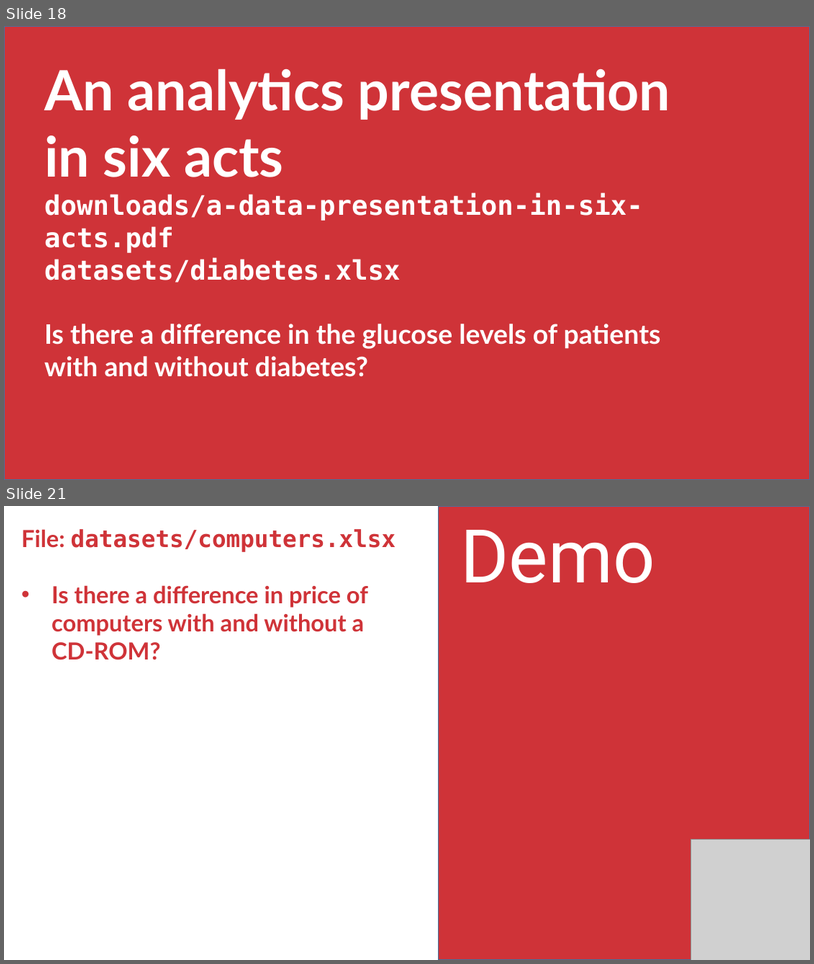
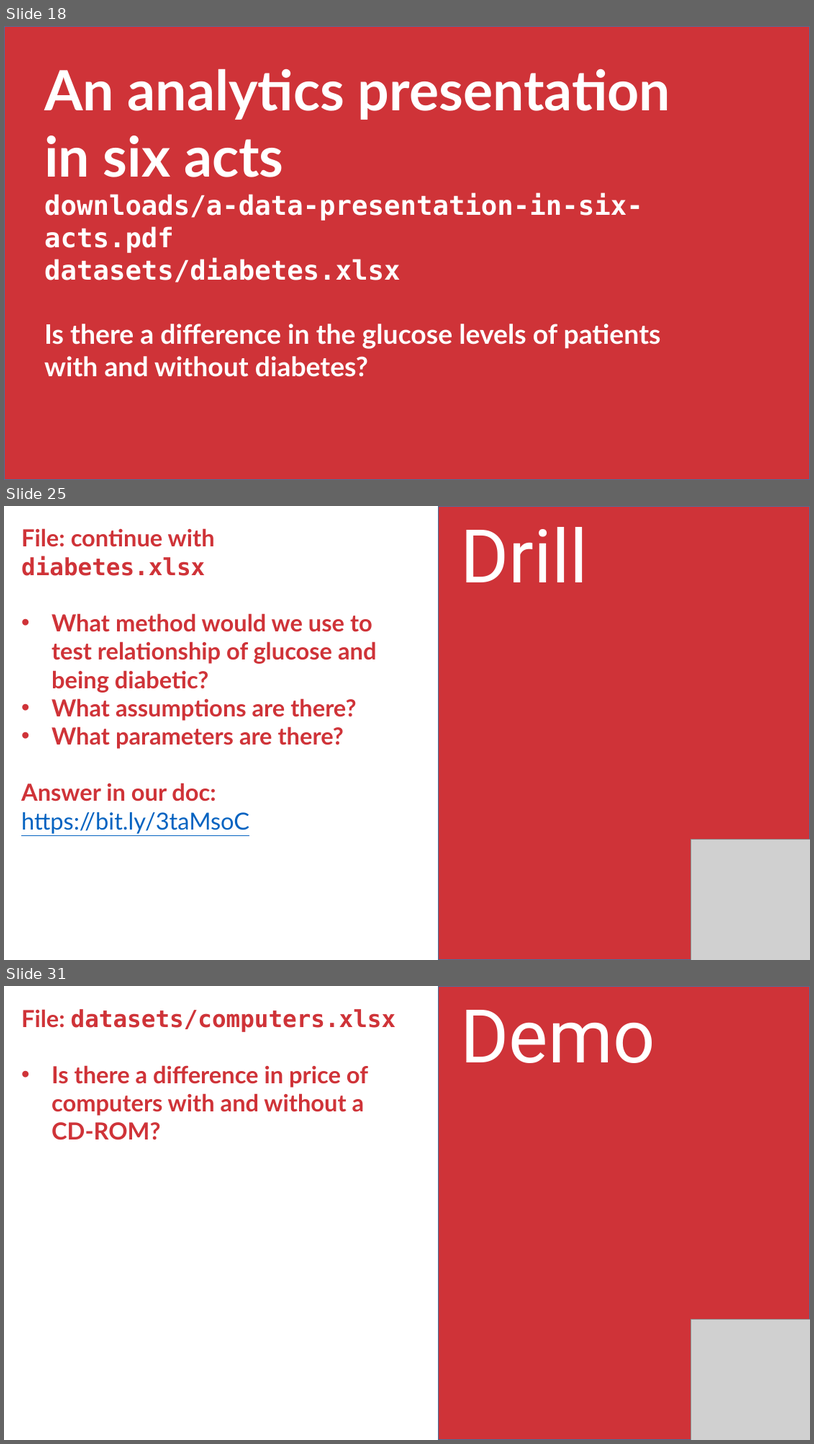
Before and after one commit to stringfestdata/aina-foundations-of-analytics, a slide deck: aina-foundations-of-analytics.pptx. Shown one above the other, each under a label of ours: slides 18 and 21 before the commit, slides 18, 25 and 31 after it; the slides between them are not shown. The pictures are 814x964 and 814x1444 pixels, drawn with LibreOffice and Linux fonts; fonts in the diff are those of the drawing; grey boxes stand for pictures. Boxes give left, top, right and bottom in pixels: in the first picture for what was removed or moved away, otherwise in the second. Text is boxed around its words. In the diff, an @@ line names an element or a change of style, - is before the commit and + after.

```diff
--- a/aina-foundations-of-analytics.pptx
+++ b/aina-foundations-of-analytics.pptx
@@ slide 25 added at (4,506,810,960), background #FFFFFF @@
@@ rectangle added at (439,506,810,960), fill #CF3338, outline #43739E 1 pt @@
@@ text added at (460,527,588,582), 88 pt, text #FFFFFF @@
+Drill
@@ text added at (21,528,376,834), 28 pt, text #CF3338, bold @@
+File: continue with diabetes.xlsx
+• What method would we use to test relationship of glucose and being diabetic?
+• What assumptions are there?
+• What parameters are there?
+Answer in our doc: https://bit.ly/3taMsoC
@@ picture added at (691,839,810,960) @@
@@ what was slide 21 is now slide 31 @@
```
Also in this commit, not shown: 4 slides changed, 14 other slides added, 1 slide removed, 13 other files.
